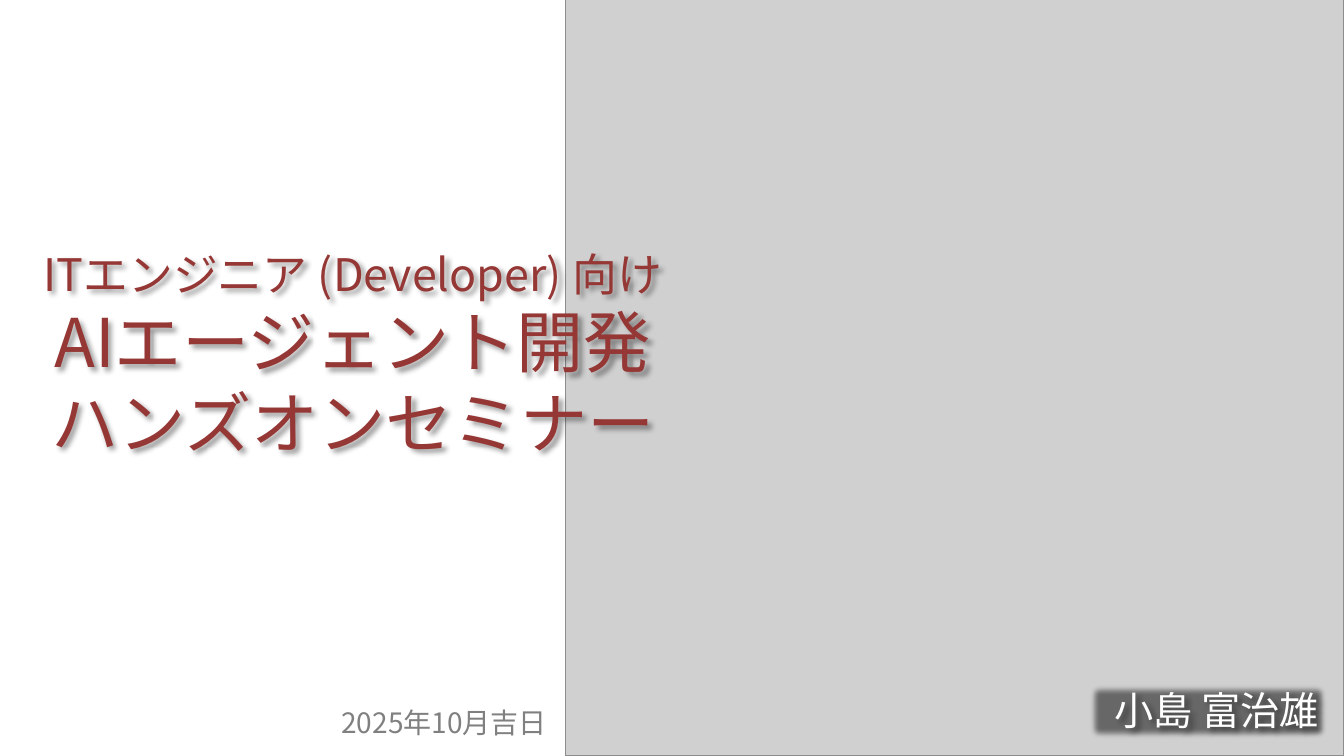
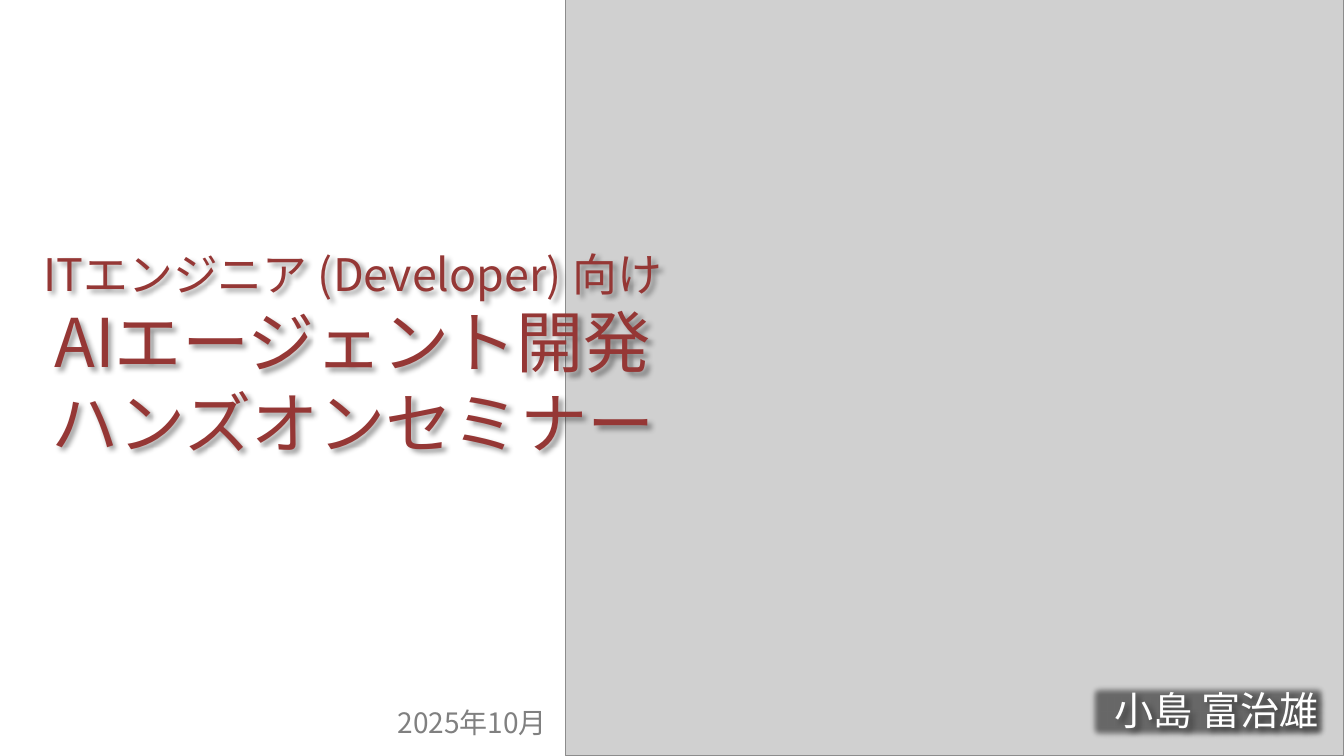
Before and after one commit to Fujiwo/Shos.AIAgentSample, a slide deck: slide 1 of Documents/2025010.AIエージェント開発ハンズオンセミナー.pptx. Drawn at 1344x756 pixels with LibreOffice and Linux fonts; fonts in the diff are those of the drawing; grey boxes stand for pictures. Boxes give left, top, right and bottom in pixels: in the first picture for what was removed or moved away, otherwise in the second. Text is boxed around its words. In the diff, an @@ line names an element or a change of style, - is before the commit and + after.

Commit message:
ドキュメントの内容を更新し、AIエージェント開発に関する情報を追加

```diff
--- a/Documents/2025010.AIエージェント開発ハンズオンセミナー.pptx
+++ b/Documents/2025010.AIエージェント開発ハンズオンセミナー.pptx
@@ subtitle at bbox=[397, 709, 546, 735]: text changed @@
-2025年10月吉日
+2025年10月
```
Also in this commit, not shown: 1 other slide changed, 3 slides added, 1 slide removed, 1 other file.
